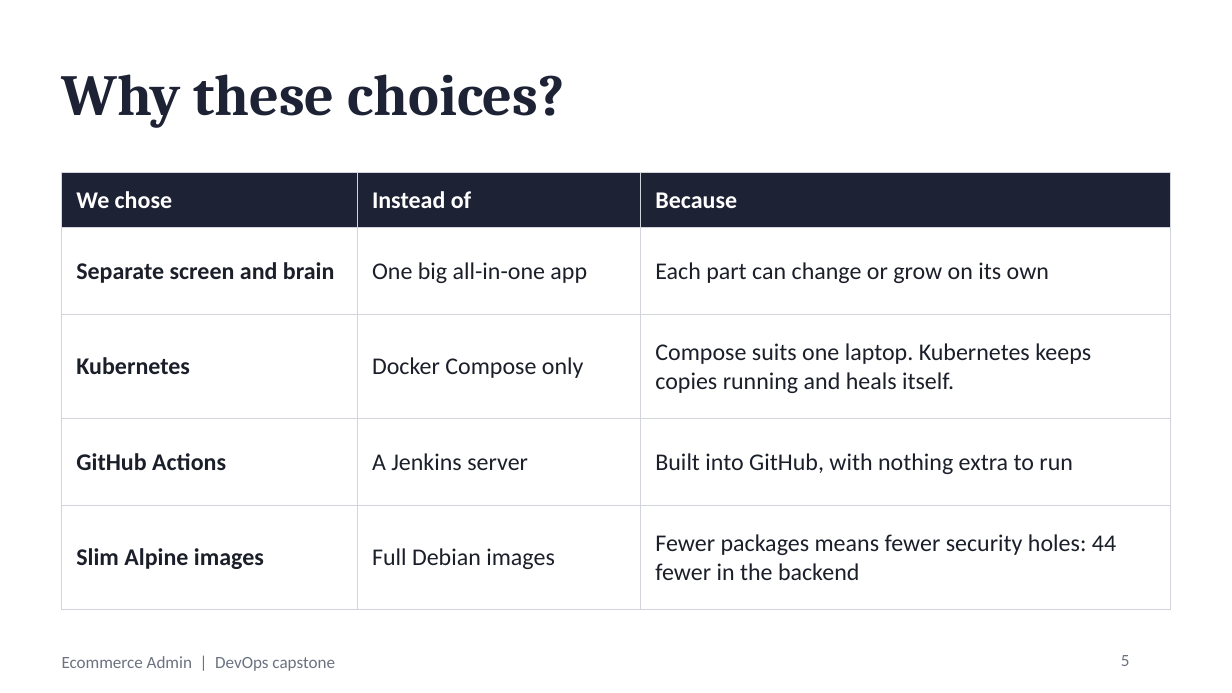
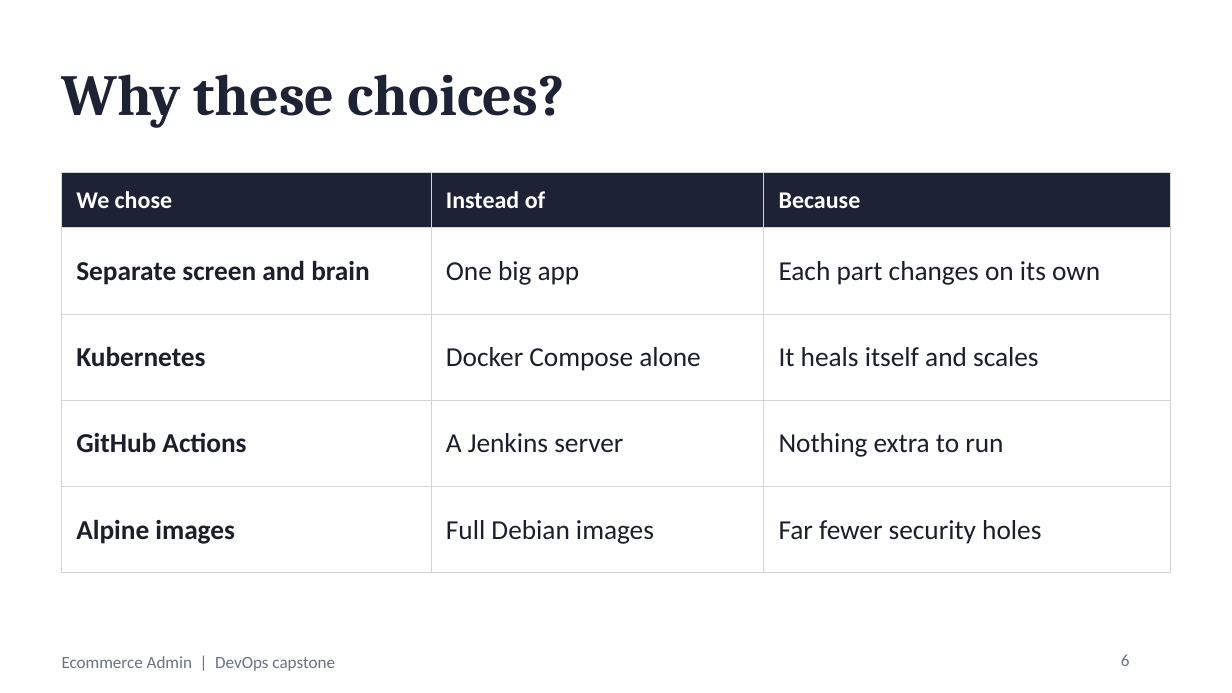
Before and after one commit to CRIMSONHydra/Devops-capstone, a slide deck: slide 6 of Ecommerce-Admin-DevOps-Capstone.pptx (slide 5 before the commit). Drawn at 1232x693 pixels with LibreOffice and Linux fonts; fonts in the diff are those of the drawing. Boxes give left, top, right and bottom in pixels: in the first picture for what was removed or moved away, otherwise in the second. Text is boxed around its words. In the diff, an @@ line names an element or a change of style, - is before the commit and + after.

```diff
--- a/Ecommerce-Admin-DevOps-Capstone.pptx
+++ b/Ecommerce-Admin-DevOps-Capstone.pptx
@@ table at box(62, 172, 1170, 548) @@
-row 2, column 2: One big all-in-one app
+row 2, column 2: One big app
-row 2, column 3: Each part can change or grow on its own
+row 2, column 3: Each part changes on its own
-row 3, column 2: Docker Compose only
+row 3, column 2: Docker Compose alone
-row 3, column 3: Compose suits one laptop. Kubernetes keeps copies running and heals itself.
+row 3, column 3: It heals itself and scales
-row 4, column 3: Built into GitHub, with nothing extra to run
+row 4, column 3: Nothing extra to run
-row 5, column 1: Slim Alpine images
+row 5, column 1: Alpine images
-row 5, column 3: Fewer packages means fewer security holes: 44 fewer in the backend
+row 5, column 3: Far fewer security holes
@@ size 14 to 16 pt in "Separate screen and brain", "Kubernetes", "GitHub Actions", "A Jenkins server" and 1 more places @@
@@ page number at box(1121, 654, 1130, 666): text changed @@
-5
+6
```
Also in this commit, not shown: 11 other slides changed, 2 slides added, 3 other files.
